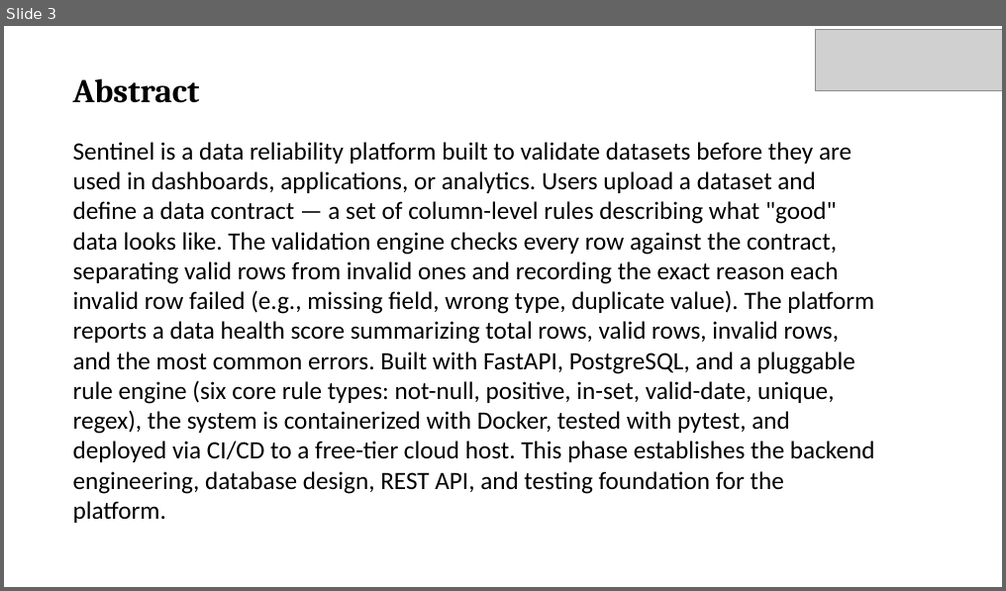
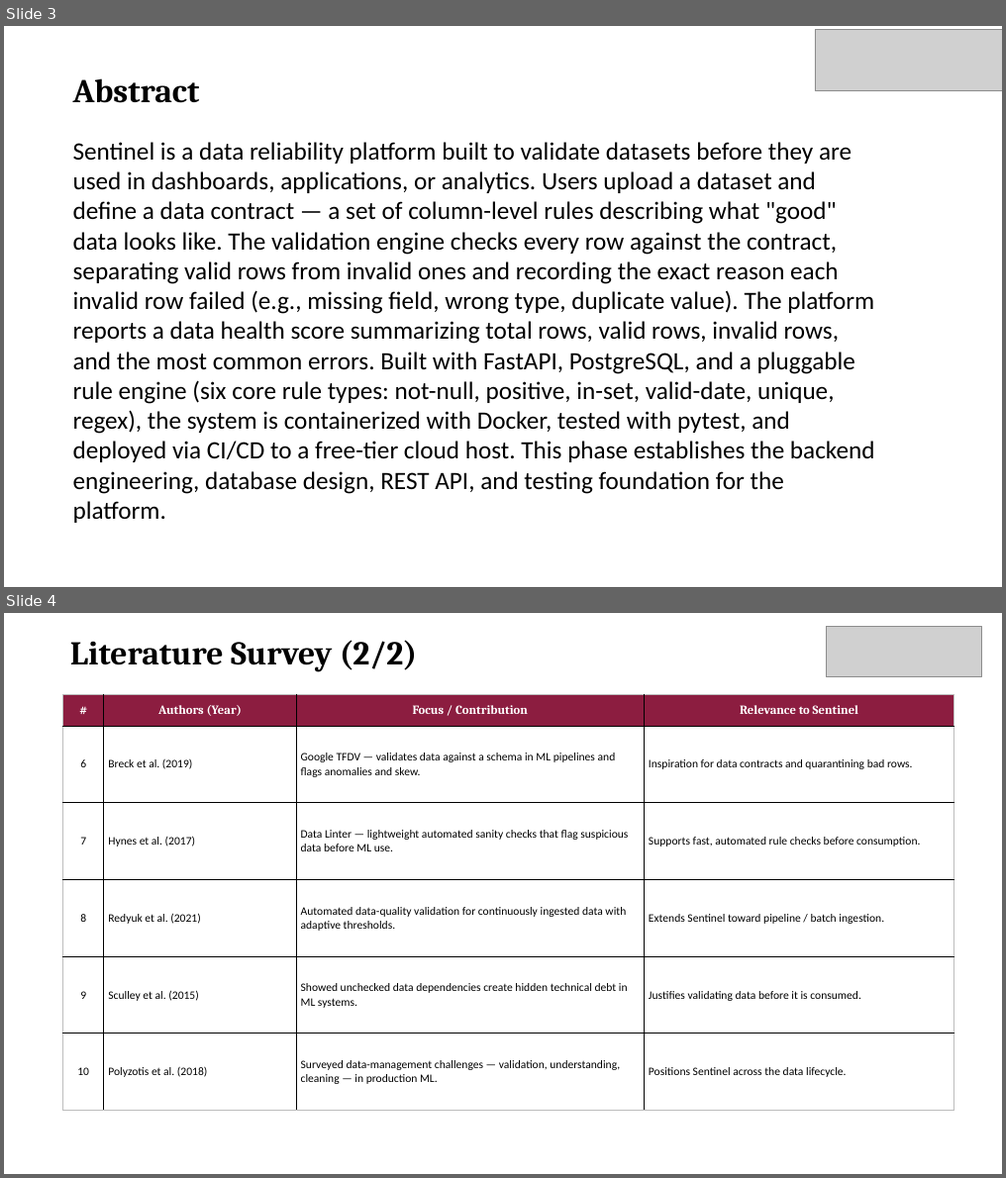
Before and after one commit to varshitha-ravuri006/Sentinel-Data-Reliability-Platform, a slide deck: Sentinel_Review.pptx. Shown one above the other, each under a label of ours: slide 3 before the commit, slides 3 and 4 after it. The pictures are 1006x591 and 1006x1178 pixels, drawn with LibreOffice and Linux fonts; fonts in the diff are those of the drawing; grey boxes stand for pictures. Boxes give left, top, right and bottom in pixels: in the first picture for what was removed or moved away, otherwise in the second. Text is boxed around its words. In the diff, an @@ line names an element or a change of style, - is before the commit and + after.

```diff
--- a/Sentinel_Review.pptx
+++ b/Sentinel_Review.pptx
@@ slide 4 added at (4, 613, 1002, 1174), background #FFFFFF @@
@@ text added at (70, 640, 417, 672), 32 pt, text #000000, bold @@
+Literature Survey (2/2)
@@ picture added at (826, 626, 982, 676) @@
@@ table added at (63, 694, 955, 1111), 6 rows, 4 columns @@
+# | Authors (Year) | Focus / Contribution | Relevance to Sentinel
+6 | Breck et al. (2019) | Google TFDV — validates data against a schema in ML pipelines and flags anomalies and skew. | Inspiration for data contracts and quarantining bad rows.
+7 | Hynes et al. (2017) | Data Linter — lightweight automated sanity checks that flag suspicious data before ML use. | Supports fast, automated rule checks before consumption.
+8 | Redyuk et al. (2021) | Automated data-quality validation for continuously ingested data with adaptive thresholds. | Extends Sentinel toward pipeline / batch ingestion.
+9 | Sculley et al. (2015) | Showed unchecked data dependencies create hidden technical debt in ML systems. | Justifies validating data before it is consumed.
+10 | Polyzotis et al. (2018) | Surveyed data-management challenges — validation, understanding, cleaning — in production ML. | Positions Sentinel across the data lifecycle.
```
Also in this commit, not shown: 13 other slides added, 10 other files.
